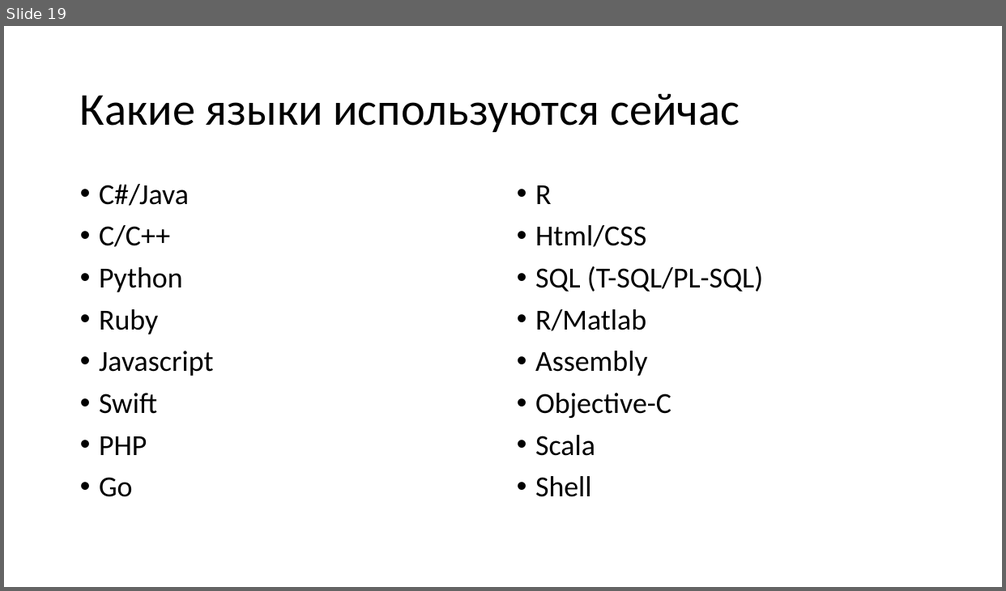
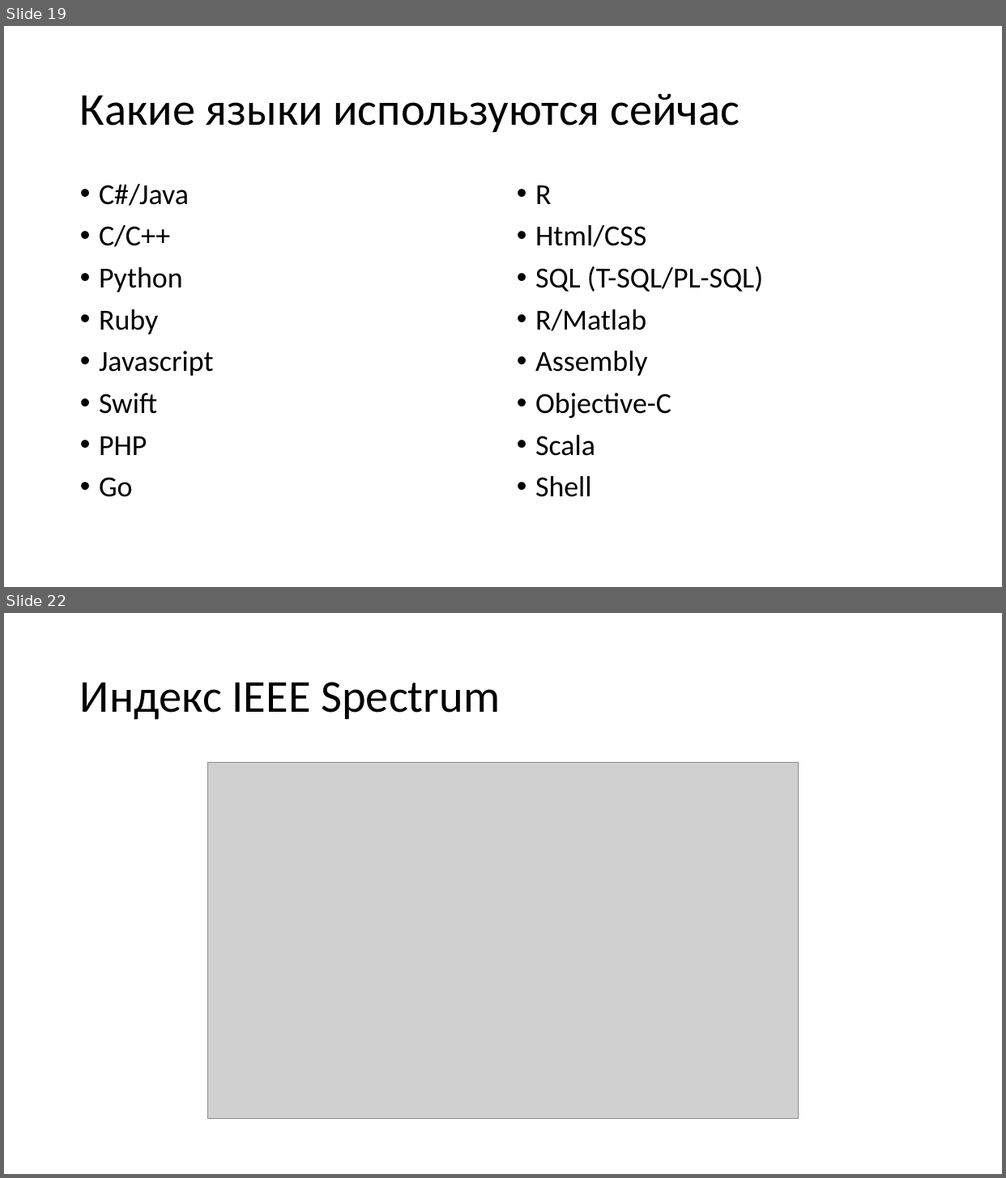
Before and after one commit to Talrandel/CSharpCourses, a slide deck: Лекции вводные/2 лекция.pptx. Shown one above the other, each under a label of ours: slide 19 before the commit, slides 19 and 22 after it; the slides between them are not shown. The pictures are 1006x591 and 1006x1178 pixels, drawn with LibreOffice and Linux fonts; fonts in the diff are those of the drawing; grey boxes stand for pictures. Boxes give left, top, right and bottom in pixels: in the first picture for what was removed or moved away, otherwise in the second. Text is boxed around its words. In the diff, an @@ line names an element or a change of style, - is before the commit and + after.

```diff
--- a/Лекции вводные/2 лекция.pptx
+++ b/Лекции вводные/2 лекция.pptx
@@ slide 22 added at box(4, 613, 1002, 1174), background #FFFFFF @@
@@ title added at box(80, 682, 500, 720), 44 pt, text #000000 @@
+Индекс IEEE Spectrum
@@ picture added at box(207, 763, 799, 1119) @@
```
Also in this commit, not shown: 2 slides changed, 2 other slides added.
